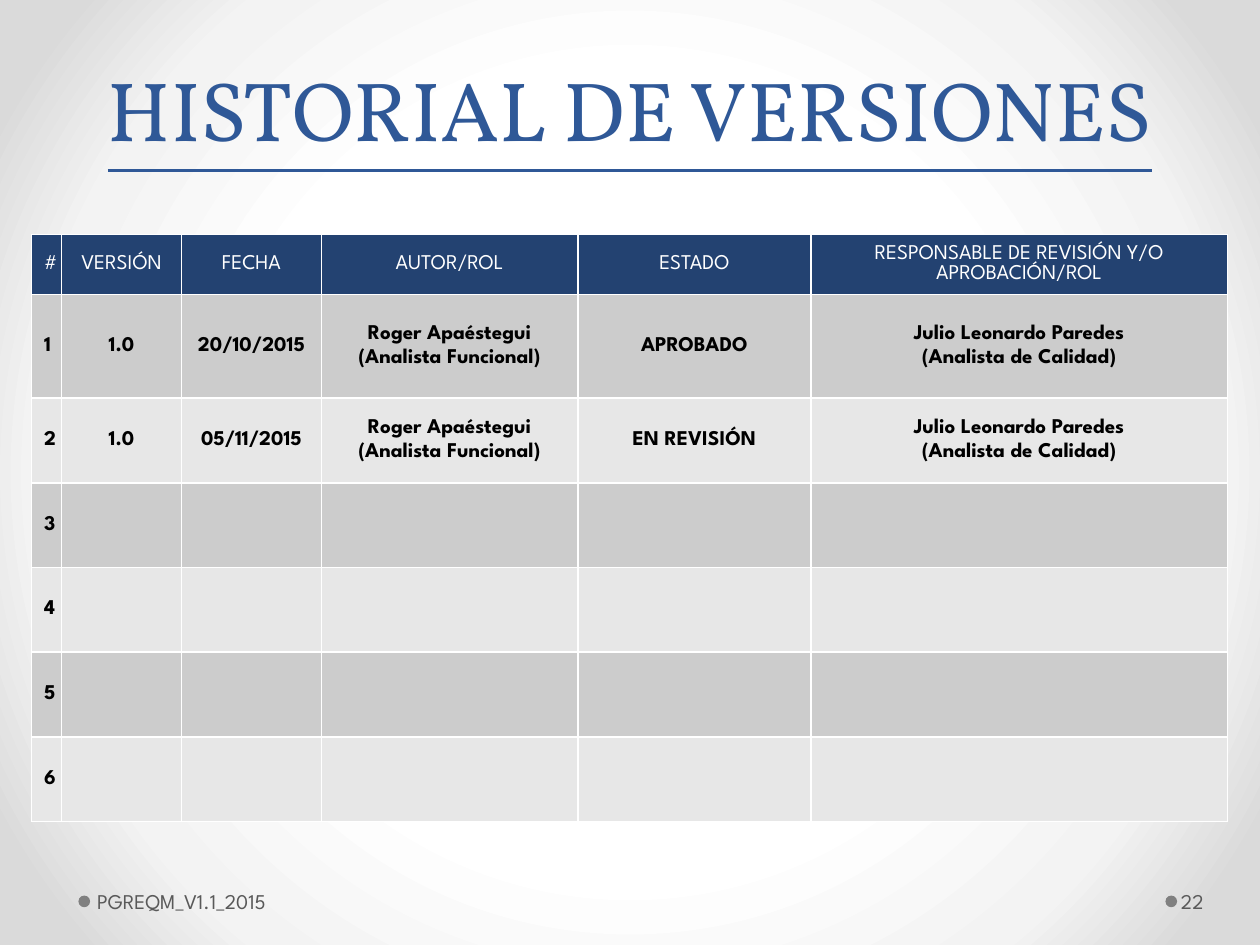
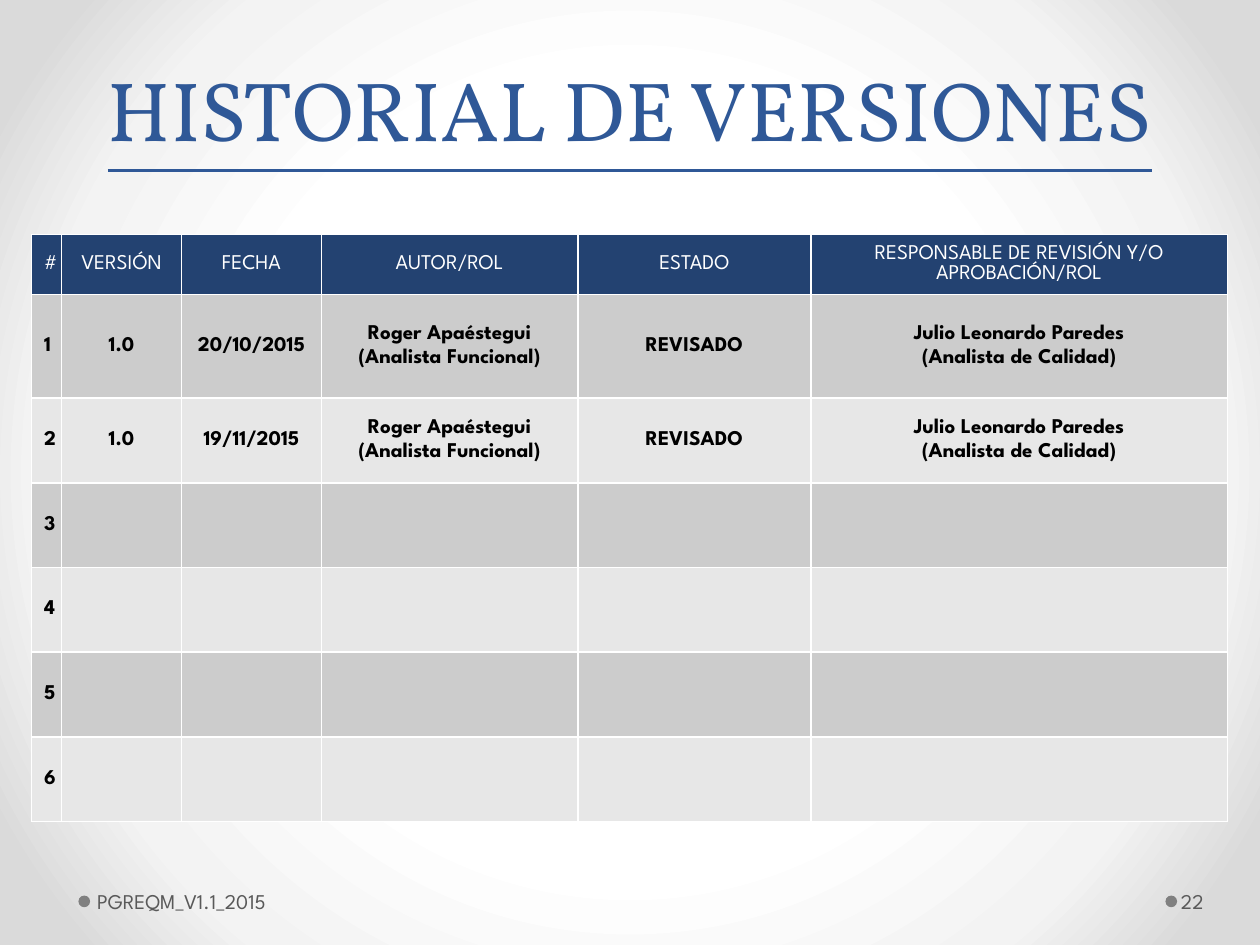
Before and after one commit to lowrider80/UTP-GPS-ALARM, a slide deck: slide 22 of Area_de_Proceso-_REQM/PGREQM/PGREQM_V1.1_2015.pptx. Drawn at 1260x945 pixels with LibreOffice and Linux fonts; fonts in the diff are those of the drawing. Boxes give left, top, right and bottom in pixels: in the first picture for what was removed or moved away, otherwise in the second. Text is boxed around its words. In the diff, an @@ line names an element or a change of style, - is before the commit and + after.

```diff
--- a/Area_de_Proceso-_REQM/PGREQM/PGREQM_V1.1_2015.pptx
+++ b/Area_de_Proceso-_REQM/PGREQM/PGREQM_V1.1_2015.pptx
@@ table at (x1=32, y1=234, x2=1225, y2=824) @@
-row 2, column 5: APROBADO
+row 2, column 5: REVISADO
-row 3, column 3: 05/11/2015
+row 3, column 3: 19/11/2015
-row 3, column 5: EN REVISIÓN
+row 3, column 5: REVISADO
```
Also in this commit, not shown: 19 other slides changed.
